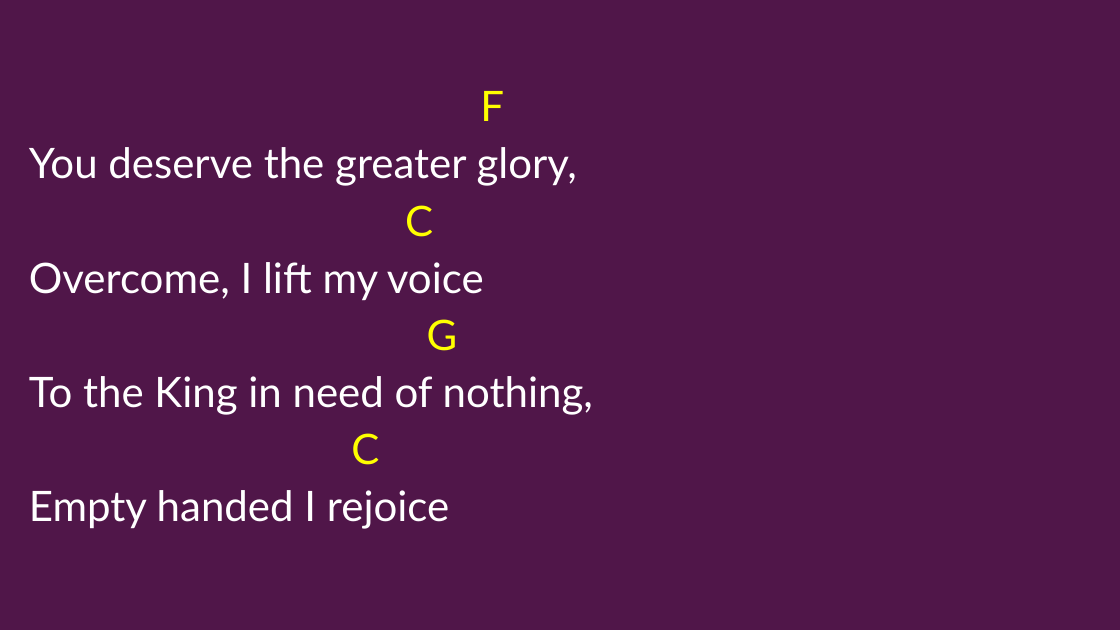
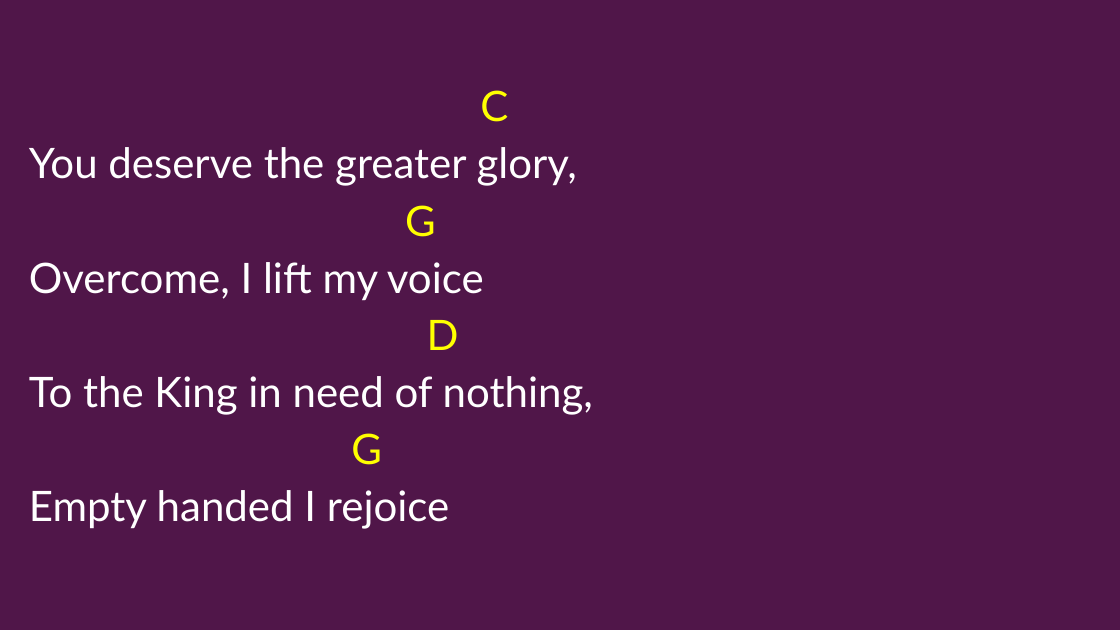
Before and after one commit to kendall412/worship, a slide deck: slide 4 of set/2026-11-22 ECBC-CH.pptx. Drawn at 1120x630 pixels with LibreOffice and Linux fonts; fonts in the diff are those of the drawing. Boxes give left, top, right and bottom in pixels: in the first picture for what was removed or moved away, otherwise in the second. Text is boxed around its words. In the diff, an @@ line names an element or a change of style, - is before the commit and + after.

```diff
--- a/set/2026-11-22 ECBC-CH.pptx
+++ b/set/2026-11-22 ECBC-CH.pptx
@@ subtitle at (x1=480, y1=90, x2=508, y2=122): text changed @@
-F
+C
@@ subtitle at (x1=405, y1=205, x2=436, y2=237): text changed @@
-C
+G
@@ subtitle at (x1=29, y1=320, x2=593, y2=415): paragraphs added @@
+D
+To the King in need of nothing,
@@ subtitle at (x1=29, y1=376, x2=593, y2=465): paragraphs removed @@
-To the King in need of nothing,
-C
```
Also in this commit, not shown: 10 other slides changed, 2 slides removed.
